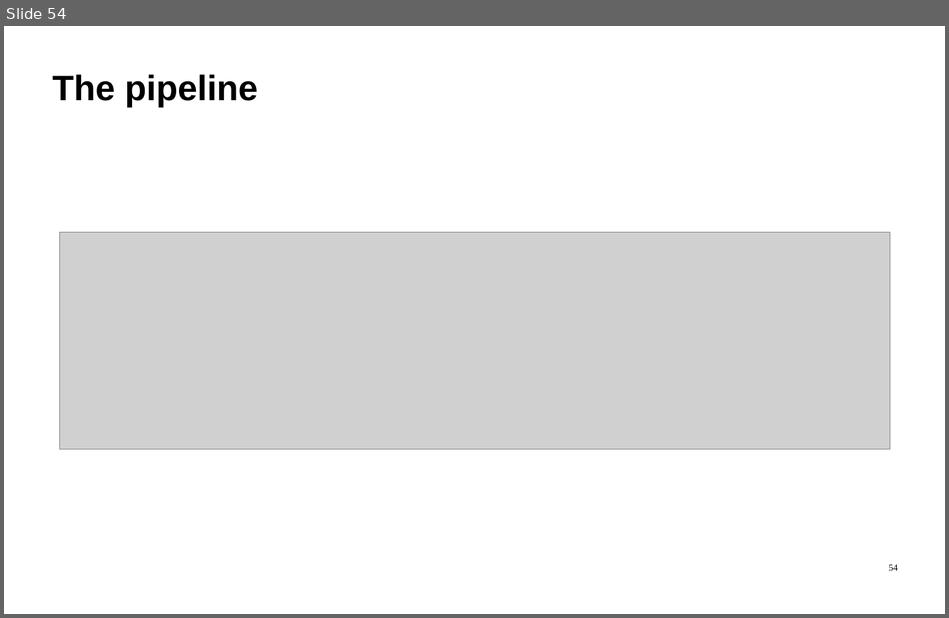
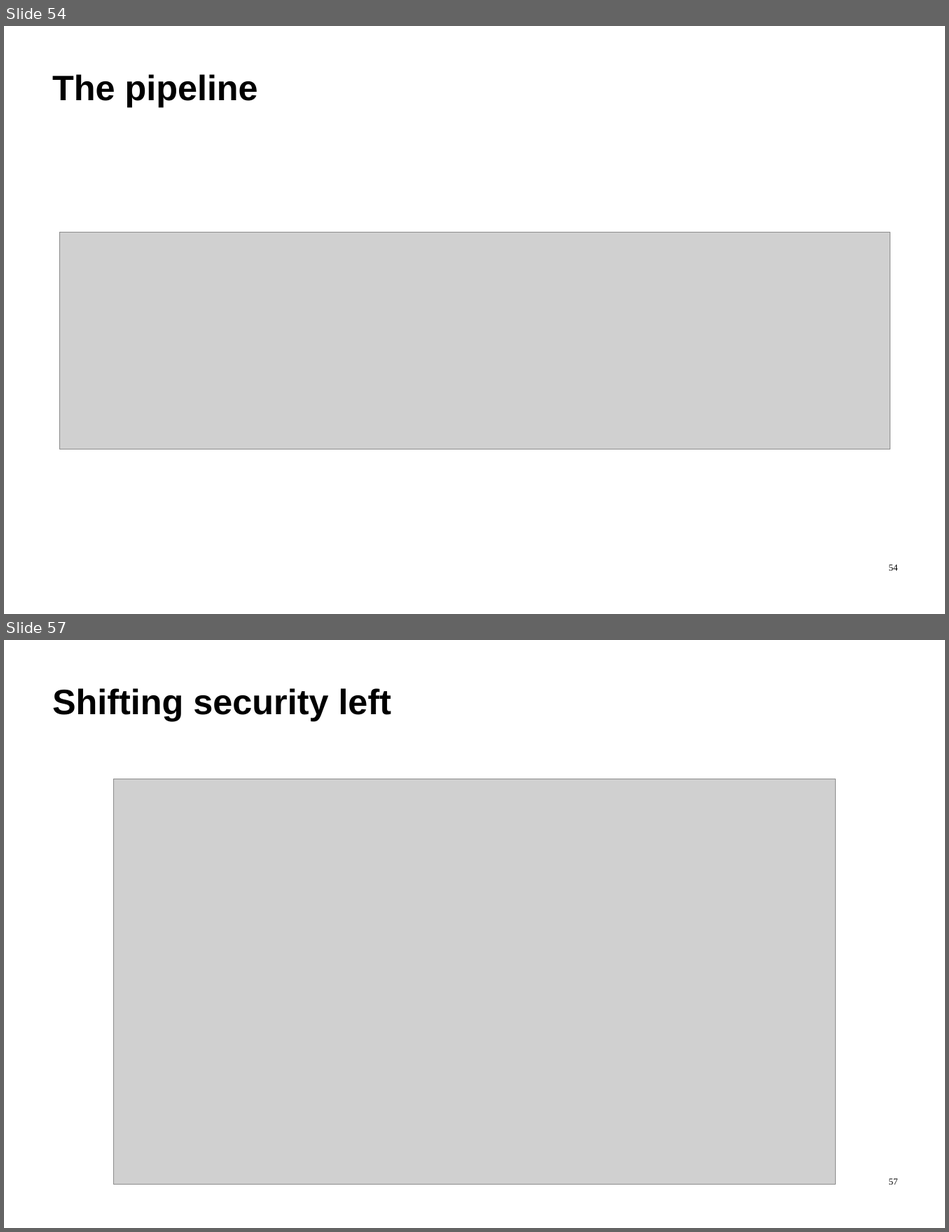
Before and after one commit to ImadSaddik/FullStackDeploymentHandbook, a slide deck: course-assets/slides/full_stack_deployment_guide.odp. Shown one above the other, each under a label of ours: slide 54 before the commit, slides 54 and 57 after it; the slides between them are not shown. The pictures are 949x618 and 949x1232 pixels, drawn with LibreOffice and Linux fonts; fonts in the diff are those of the drawing; grey boxes stand for pictures. Boxes give left, top, right and bottom in pixels: in the first picture for what was removed or moved away, otherwise in the second. Text is boxed around its words. In the diff, an @@ line names an element or a change of style, - is before the commit and + after.

```diff
--- a/course-assets/slides/full_stack_deployment_guide.odp
+++ b/course-assets/slides/full_stack_deployment_guide.odp
@@ slide 57 added at bbox=[4, 640, 945, 1228], background #FFFFFF @@
@@ text added at bbox=[52, 688, 392, 721], 54 pt, text #000000, bold @@
+Shifting security left
@@ picture added at bbox=[114, 779, 835, 1185] @@
@@ page number added at bbox=[889, 1178, 898, 1185], 14 pt, text #000000 @@
+57
```
Also in this commit, not shown: 2 other slides added.
